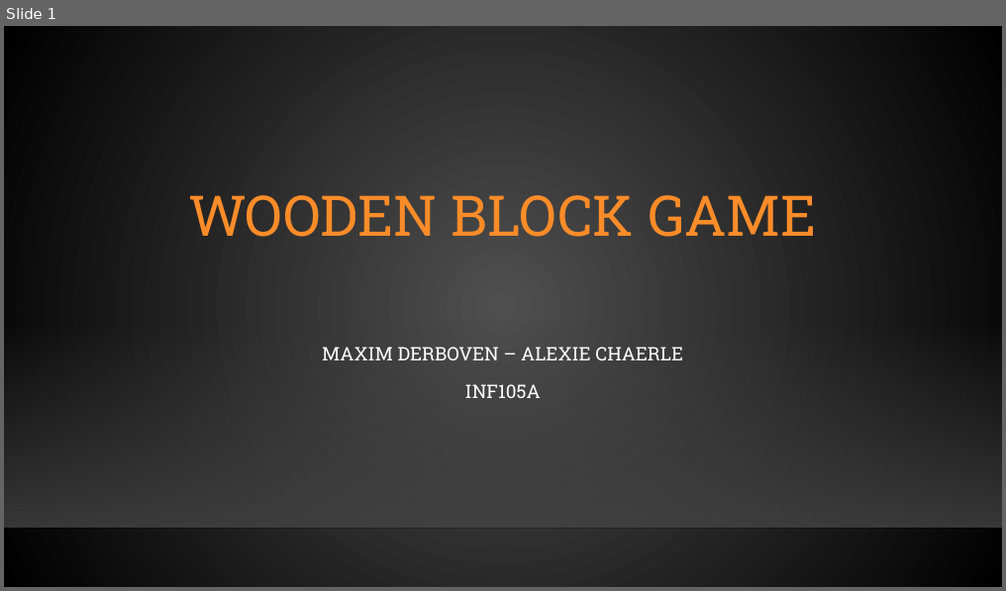
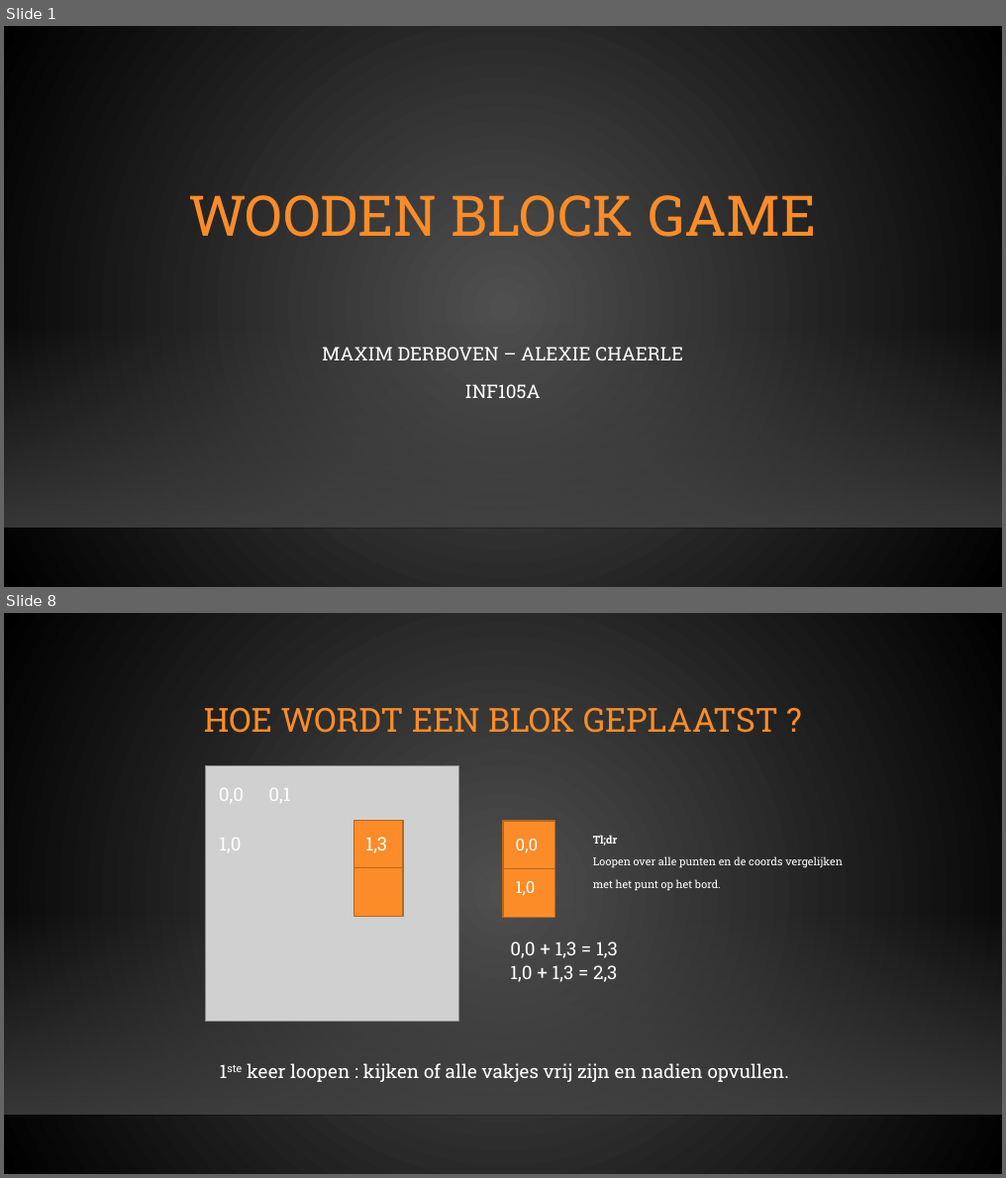
Before and after one commit to maximderboven/blockgame, a slide deck: documentation/Presentatie/WoodenBlockGamePPTX_MaximDerboven_AlexieChaerle_INF105A.pptx. Shown one above the other, each under a label of ours: slide 1 before the commit, slides 1 and 8 after it; the slides between them are not shown. The pictures are 1006x591 and 1006x1178 pixels, drawn with LibreOffice and Linux fonts; fonts in the diff are those of the drawing; grey boxes stand for pictures; background and template pictures are left out. Boxes give left, top, right and bottom in pixels: in the first picture for what was removed or moved away, otherwise in the second. Text is boxed around its words. In the diff, an @@ line names an element or a change of style, - is before the commit and + after.

```diff
--- a/documentation/Presentatie/WoodenBlockGamePPTX_MaximDerboven_AlexieChaerle_INF105A.pptx
+++ b/documentation/Presentatie/WoodenBlockGamePPTX_MaximDerboven_AlexieChaerle_INF105A.pptx
@@ slide 8 added at [4,613,1002,1174], background gradient #505050 to #000000; not listed: 2 template elements that a slide beside it also shows @@
@@ title added at [204,707,778,733], 32 pt, text #FB8C29 @@
+HOE WORDT EEN BLOK GEPLAATST ?
@@ picture added at [205,766,459,1021] @@
@@ text added at [219,788,244,803], 18 pt, text #FFFFFF @@
+0,0
@@ text added at [268,788,290,803], 18 pt, text #FFFFFF @@
+0,1
@@ rectangle added at [353,820,403,868], fill #FB8C29, outline #BA681E 1.25 pt @@
@@ text added at [219,838,241,853], 18 pt, text #FFFFFF @@
+1,0
@@ text added at [365,837,387,854], 18 pt, text #FFFFFF @@
+1,3
@@ text added at [593,835,843,868], 18 pt, text #FFFFFF @@
+Tl;dr
+Loopen over alle punten en de coords vergelijken met het punt op het bord.
@@ rectangle added at [353,868,403,916], fill #FB8C29, outline #BA681E 1.25 pt @@
@@ group added at [503,821,555,917]: 2 rectangles, 2 texts @@
+0,0
+1,0
@@ text added at [510,942,618,959], 18 pt, text #FFFFFF @@
+0,0 + 1,3 = 1,3
@@ text added at [510,965,617,982], 18 pt, text #FFFFFF @@
+1,0 + 1,3 = 2,3
@@ text added at [247,1063,789,1082], 18 pt, text #FFFFFF @@
+1ste keer loopen : kijken of alle vakjes vrij zijn en nadien opvullen.
```
Also in this commit, not shown: 1 slide changed, 7 other slides added, 1 slide removed, 5 other files.
